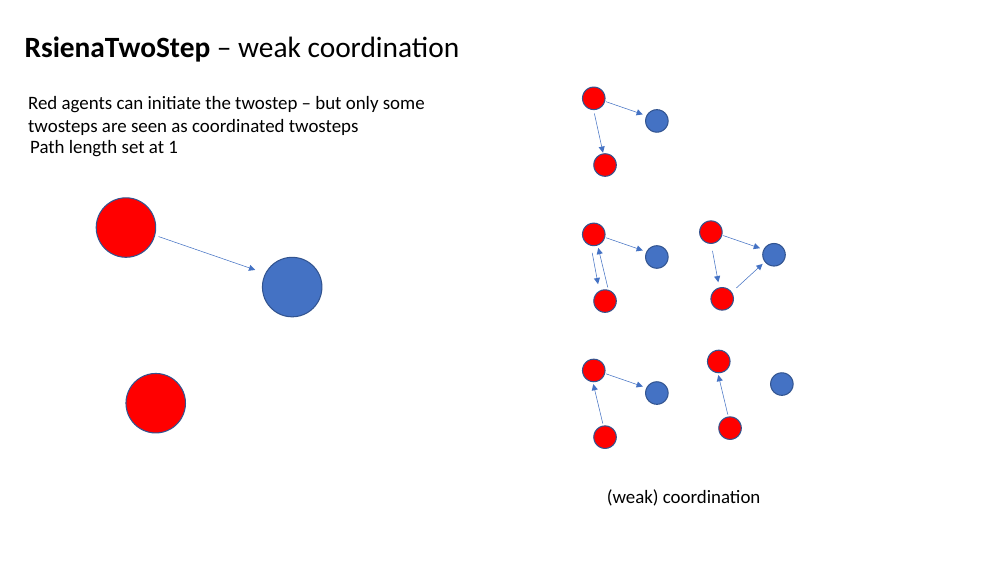
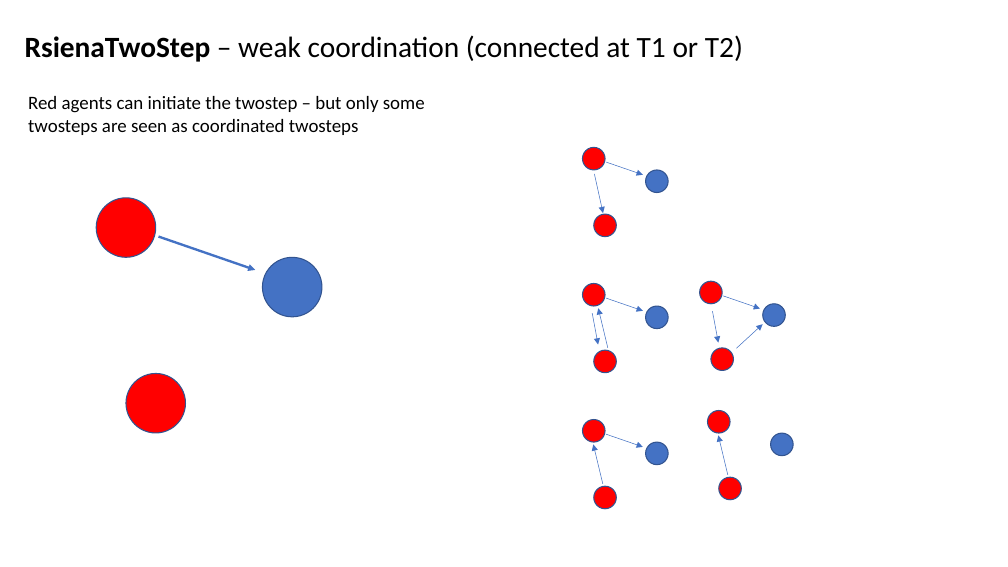
Before and after one commit to Niels-Vullings/RsienaTwoStep, a slide deck: slide 24 of nonbuild/RsienaTwoStep_JT.pptm (slide 28 before the commit). Drawn at 1008x567 pixels with LibreOffice and Linux fonts; fonts in the diff are those of the drawing. Boxes give left, top, right and bottom in pixels: in the first picture for what was removed or moved away, otherwise in the second. Text is boxed around its words. In the diff, an @@ line names an element or a change of style, - is before the commit and + after.

```diff
--- a/nonbuild/RsienaTwoStep_JT.pptm
+++ b/nonbuild/RsienaTwoStep_JT.pptm
@@ text at (25, 35, 743, 62): text changed @@
-RsienaTwoStep – weak coordination
+RsienaTwoStep – weak coordination (connected at T1 or T2)
@@ text removed at (30, 140, 178, 157) @@
-Path length set at 1
@@ arrow (159, 237) - (256, 270): stroke #4472C4 0.5 pt to #4472C4 2.25 pt @@
@@ 15 ellipses, 11 arrows: place and size @@
-15 ellipses, 11 arrows at (582, 87, 793, 448)
+15 ellipses, 11 arrows at (582, 147, 793, 509)
@@ text removed at (607, 489, 761, 506) @@
-(weak) coordination
```
Also in this commit, not shown: 31 other slides changed, 14 slides added, 14 slides removed, 51 other files.
